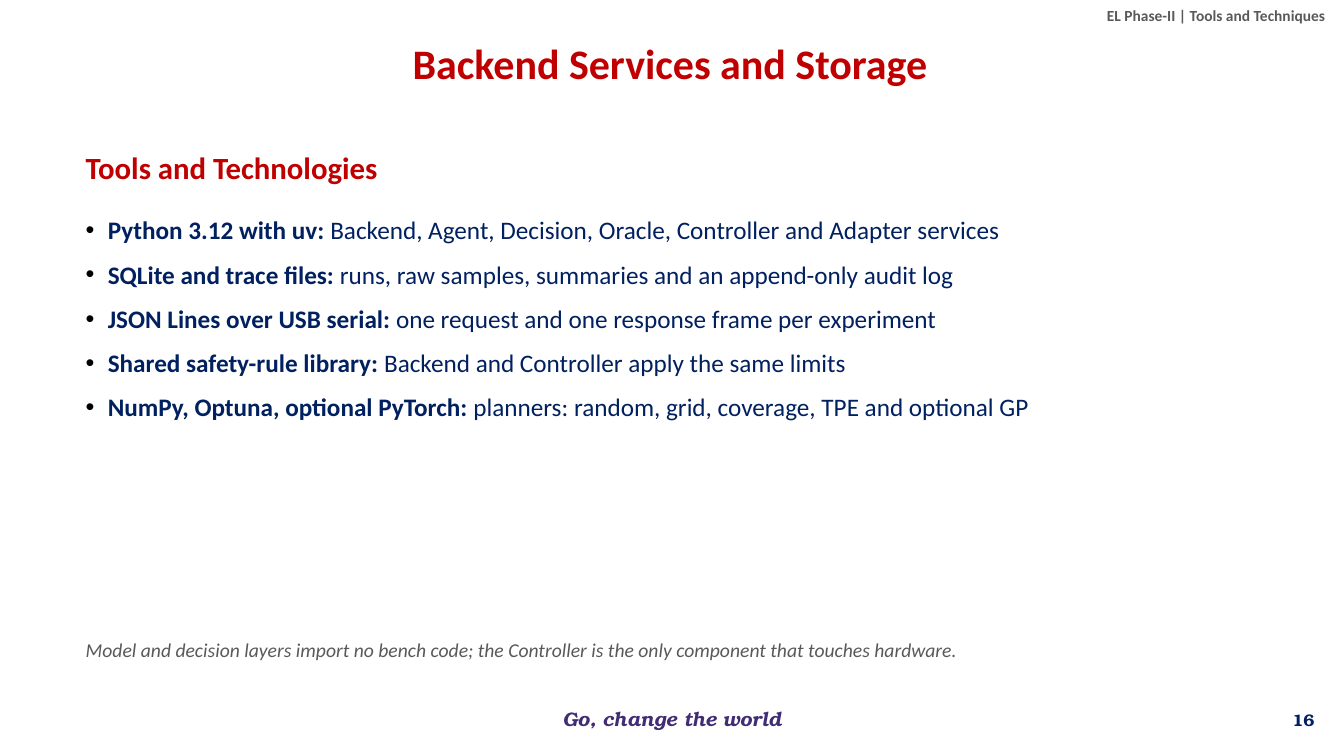
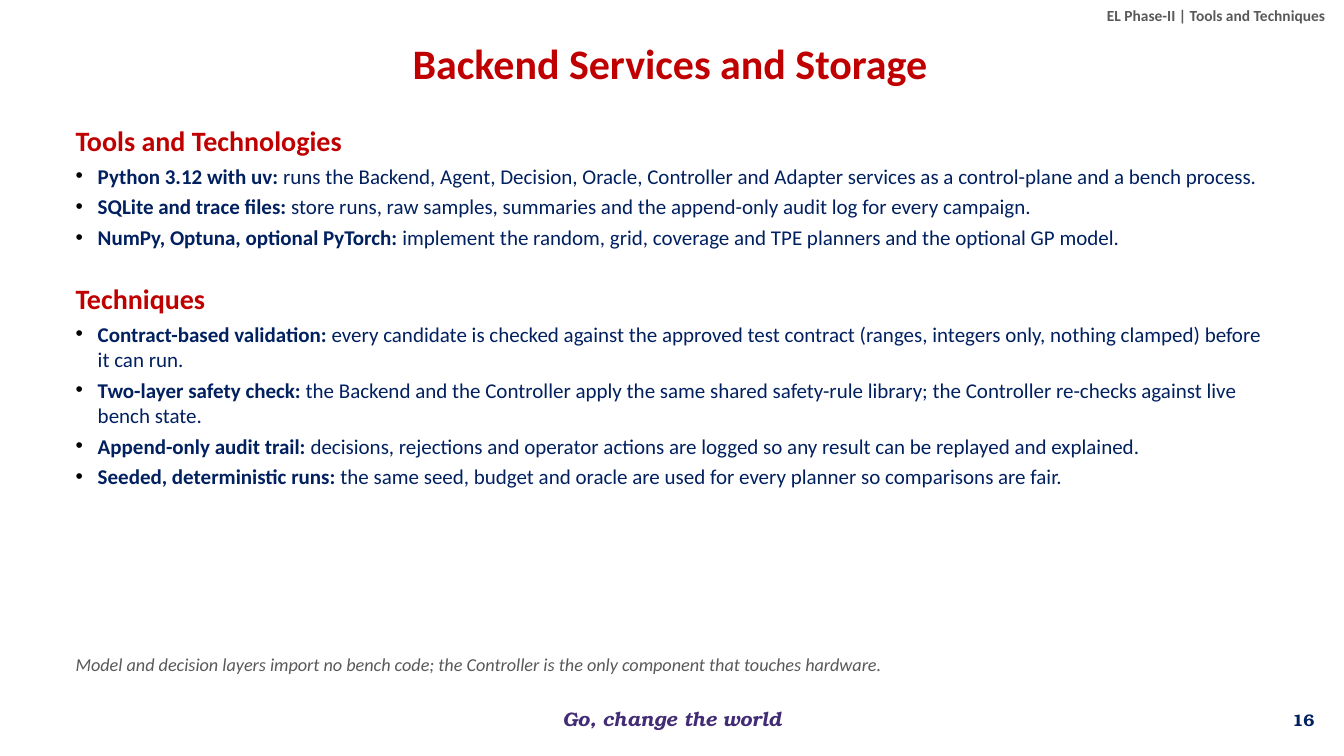
Before and after one commit to overclocked-2124/ChipCheck, a slide deck: slide 16 of docs/presentation/AI-Driven Adaptive Physical Testing for Embedded Systems - Phase 2.pptx. Drawn at 1344x756 pixels with LibreOffice and Linux fonts; fonts in the diff are those of the drawing; background and template pictures are left out. Boxes give left, top, right and bottom in pixels: in the first picture for what was removed or moved away, otherwise in the second. Text is boxed around its words. In the diff, an @@ line names an element or a change of style, - is before the commit and + after.

```diff
--- a/docs/presentation/AI-Driven Adaptive Physical Testing for Embedded Systems - Phase 2.pptx
+++ b/docs/presentation/AI-Driven Adaptive Physical Testing for Embedded Systems - Phase 2.pptx
@@ text at (76,131,1261,488): text changed; size 18 to 15 pt @@
-• Python 3.12 with uv: Backend, Agent, Decision, Oracle, Controller and Adapter services
-• SQLite and trace files: runs, raw samples, summaries and an append-only audit log
-• JSON Lines over USB serial: one request and one response frame per experiment
-• Shared safety-rule library: Backend and Controller apply the same limits
-• NumPy, Optuna, optional PyTorch: planners: random, grid, coverage, TPE and optional GP
+Tools and Technologies
+• Python 3.12 with uv: runs the Backend, Agent, Decision, Oracle, Controller and Adapter services as a control-plane and a bench process.
+• SQLite and trace files: store runs, raw samples, summaries and the append-only audit log for every campaign.
+• NumPy, Optuna, optional PyTorch: implement the random, grid, coverage and TPE planners and the optional GP model.
+Techniques
+• Contract-based validation: every candidate is checked against the approved test contract (ranges, integers only, nothing clamped) before it can run.
+• Two-layer safety check: the Backend and the Controller apply the same shared safety-rule library; the Controller re-checks against live bench state.
+• Append-only audit trail: decisions, rejections and operator actions are logged so any result can be replayed and explained.
+• Seeded, deterministic runs: the same seed, budget and oracle are used for every planner so comparisons are fair.
@@ text removed at (86,157,377,185) @@
-Tools and Technologies
@@ text "Model and decision layers import ...": place and size @@
-text "Model and decision layers import ..." at (86,643,956,660)
+text "Model and decision layers import ..." at (76,658,881,674)
@@ text "Model and decision layers import ..." at (76,658,881,674): size 14 to 13 pt @@
```
Also in this commit, not shown: 2 other slides changed.
